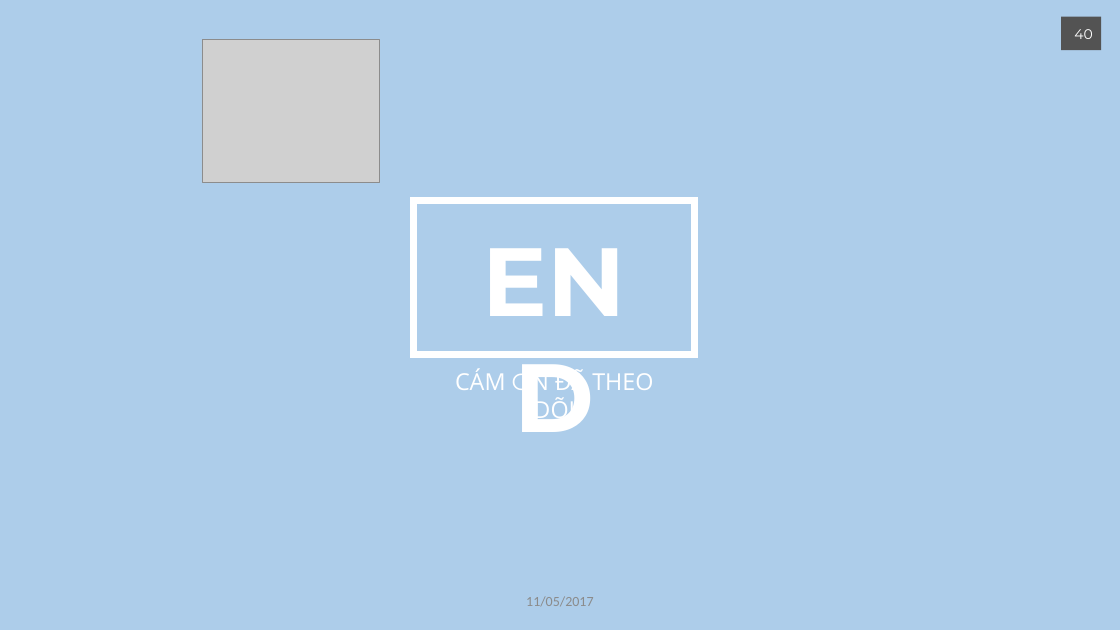
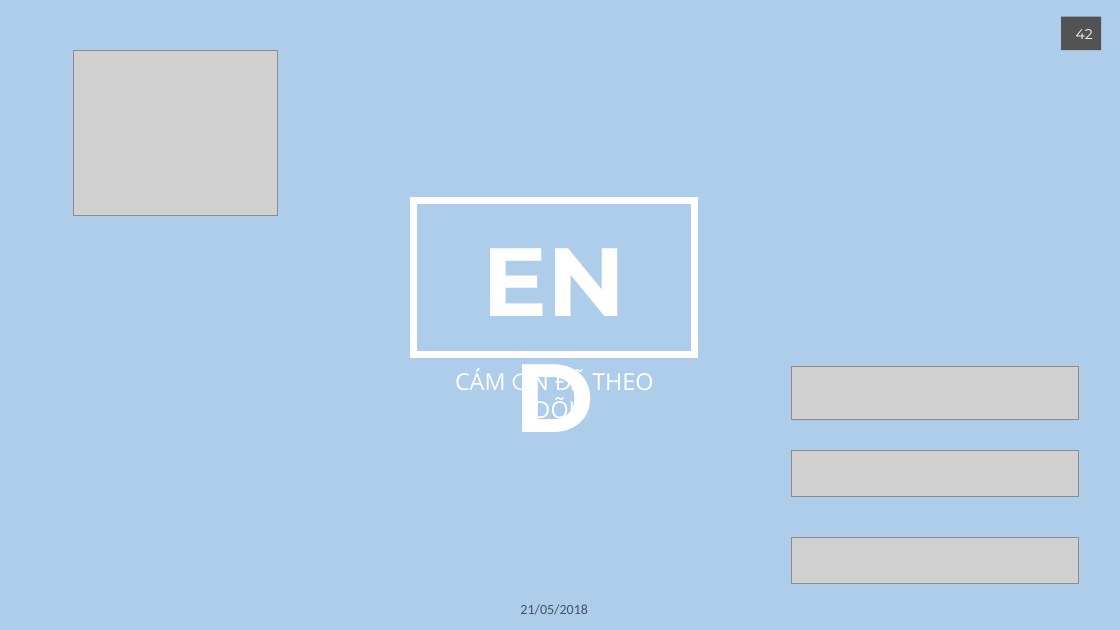
Before and after one commit to ngcvm/AnToanKienTrucHeThong, a slide deck: slide 42 of Nhom3_EA.pptx (slide 40 before the commit). Drawn at 1120x630 pixels with LibreOffice and Linux fonts; fonts in the diff are those of the drawing; grey boxes stand for pictures. Boxes give left, top, right and bottom in pixels: in the first picture for what was removed or moved away, otherwise in the second. Text is boxed around its words. In the diff, an @@ line names an element or a change of style, - is before the commit and + after.

Commit message:
final slide

```diff
--- a/Nhom3_EA.pptx
+++ b/Nhom3_EA.pptx
@@ page number at box(1076, 29, 1093, 39): text changed @@
-40
+42
@@ picture: place and size @@
-picture at box(202, 39, 379, 182)
+picture at box(73, 50, 277, 215)
@@ picture added at box(792, 366, 1080, 419) @@
@@ picture added at box(792, 450, 1080, 497) @@
@@ picture added at box(792, 538, 1080, 585) @@
@@ text at box(520, 604, 587, 615): text changed; text colour #8C8C8C to #44546A @@
-11/05/2017
+21/05/2018
```
Also in this commit, not shown: 37 other slides changed, 3 slides added, 1 slide removed.
